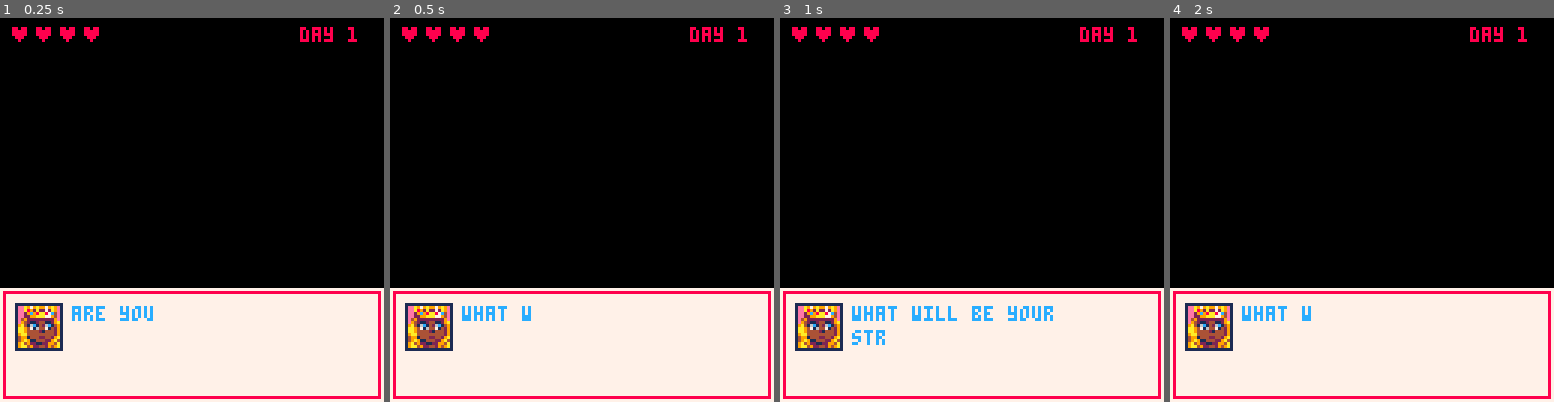
Above: before the commit, frames 1-4 (left to right).
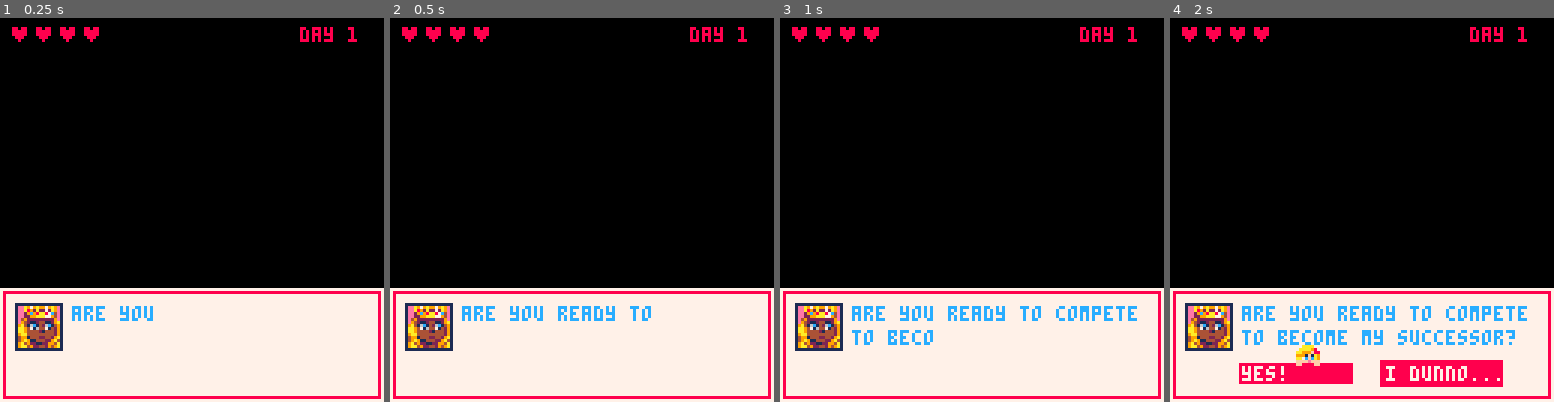
Above: after the commit, the same moments.

Repository: emhoracek/dominique
Game: PICO-8 cartridge dominique.p8
The game is run twice, just before and just after one commit, with the same random seed, the same clock (stepped at 60 frames per second) and the same inputs.
Inputs:
- Up to frame 1 (0.25 s): no input
- Up to frame 2 (0.5 s): tap X (X key) at 0.33 s
- Up to frame 3 (1 s): no input
- Up to frame 4 (2 s): tap X (X key) at 1.07, 1.85 s; hold Right from 1.6 s (still down)

Frame 1 is identical in both runs. In frame 2, 0.7% of the frame differs, in the area x 19-68%, y 75-79%; in frame 3, 1.6%; in frame 4, 5.8%, in the area x 17-93%, y 75-97%.

Commit message:
dialog improvments

Diff:
--- a/dominique.p8
+++ b/dominique.p8
@@ -28,7 +28,7 @@
 function _update()
  t += 1
  if dia_mode == 1
- then dia_handler()
+ then update_dia()
  else dir4_handler()
  end
 end
@@ -104,19 +104,6 @@
 --          dialog          --
 ------------------------------
 
--- handle input
-function dia_handler()
-
- if (btnp(0)) tgl_btn()
- if (btnp(1)) tgl_btn()
- if (btnp(2)) tgl_btn()
- if (btnp(3)) tgl_btn()
-
- if (btnp(5)) next_dia()
-
- update_dia()
-end
-
 function tgl_btn()
   if dia_btn == 2
   then dia_btn = 1
@@ -126,23 +113,42 @@
 
 function next_dia()
   n=1
+  dia_btn=1
+  reset_dia()
   if curr_dia < #dialog
   then curr_dia += 1
   else curr_dia = 1
   end
 end
 
+function reset_dia()
+  d = dialog[curr_dia]
+  d.c1 = ""
+  d.c2 = ""
+end
+
 function update_dia()
   d = dialog[curr_dia]
 
   n += 1
   local n2 = 0
+  local ready = n > #d.w1 + #d.w2 + 20
 
   if (n > #d.w1) n2 = n - #d.w1
 
   d.c1 = sub(d.w1,1,n)
   d.c2 = sub(d.w2,1,n2)
   dialog[curr_dia] = d
+
+  if ready
+  then
+   if (btnp(0)) tgl_btn()
+   if (btnp(1)) tgl_btn()
+   if (btnp(2)) tgl_btn()
+   if (btnp(3)) tgl_btn()
+
+   if (btnp(5)) next_dia()
+  end
 end
 
 function draw_dia()
@@ -188,7 +194,7 @@
 
 dialog =
  { md("are you ready to compete",
-      "for queen of the galaxy?",
+      "to become my successor?",
       "yes!", "i dunno..."),
    md("what will be your ",
       "strategy?",
